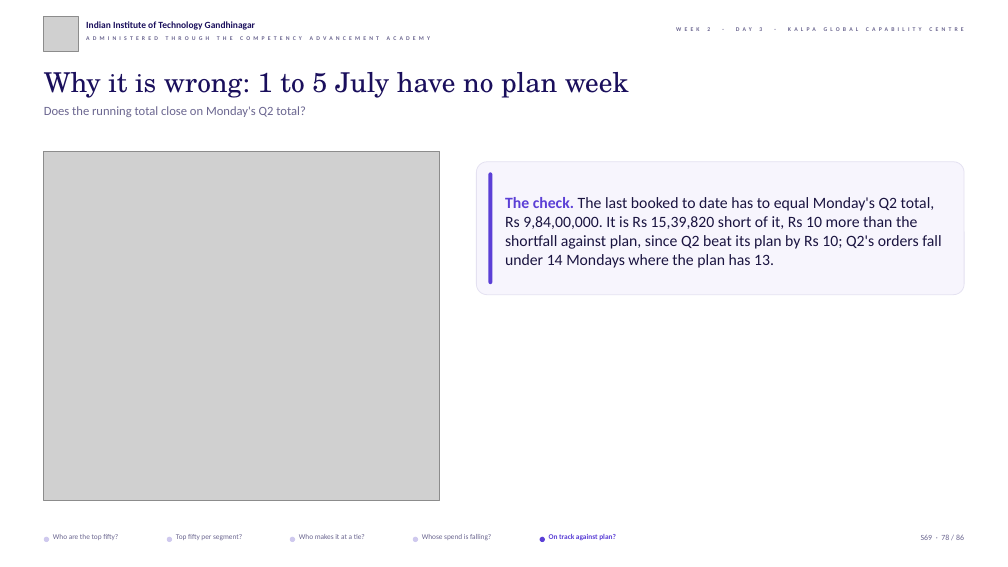
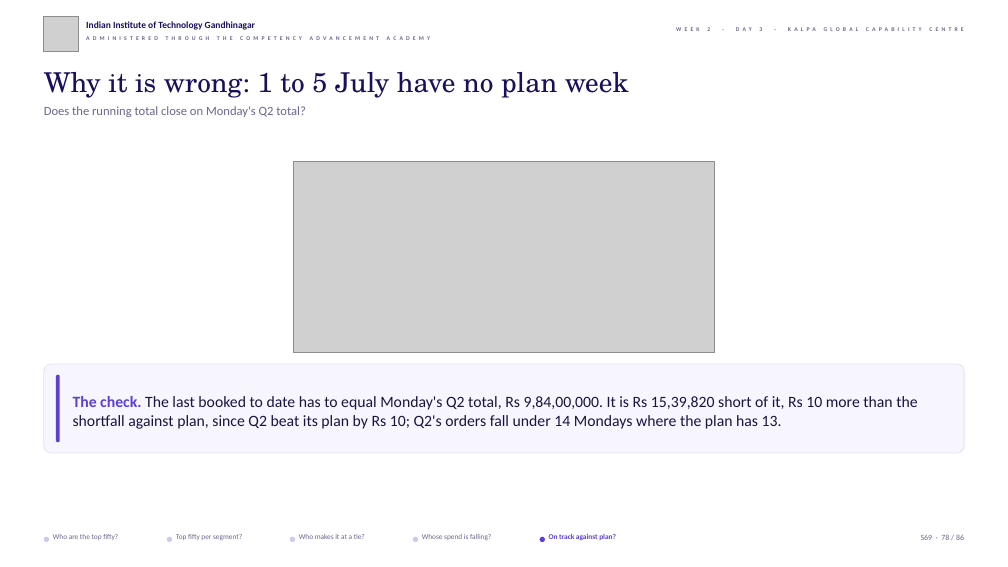
Before and after one commit to fde-academy-lab/c2-content-factory, a slide deck: slide 78 of content/W02/D3/slides/C2_W02_D03_half1_STUDENT.pptx. Drawn at 1008x567 pixels with LibreOffice and Linux fonts; fonts in the diff are those of the drawing; grey boxes stand for pictures; background and template pictures are left out. Boxes give left, top, right and bottom in pixels: in the first picture for what was removed or moved away, otherwise in the second. Text is boxed around its words. In the diff, an @@ line names an element or a change of style, - is before the commit and + after.

```diff
--- a/content/W02/D3/slides/C2_W02_D03_half1_STUDENT.pptx
+++ b/content/W02/D3/slides/C2_W02_D03_half1_STUDENT.pptx
@@ picture removed at bbox=[44, 151, 439, 501] @@
@@ picture added at bbox=[293, 162, 715, 352] @@
@@ rounded rectangle: place and size @@
-rounded rectangle at bbox=[476, 162, 964, 295]
+rounded rectangle at bbox=[44, 364, 964, 454]
@@ rounded rectangle: place and size @@
-rounded rectangle at bbox=[488, 172, 492, 284]
+rounded rectangle at bbox=[56, 375, 60, 443]
@@ text "The check. The last booked ..." rewrapped from bbox=[505, 197, 941, 268] to bbox=[73, 396, 917, 429] @@
```
Also in this commit, not shown: 25 other slides changed, 3 other files.
